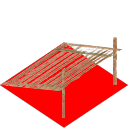
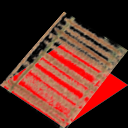
The second 128px x 128px image is a revision of the first. Changes to its layers:
added layer "_pier_start_left" above "old_pier_start" over [0, 11, 128, 128]
renamed "_pier_start" to "old_pier_start", hid it over [0, 37, 122, 118]
painted on "Layer 1" over [0, 0, 128, 128]
